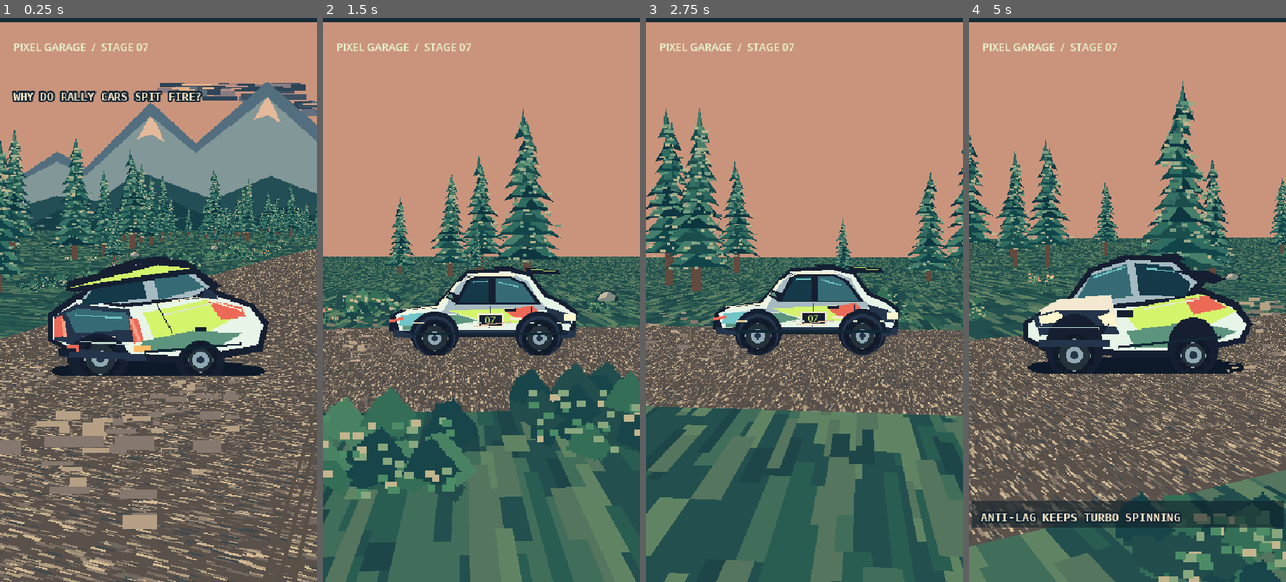
Above: before the commit, frames 1-4 (left to right).
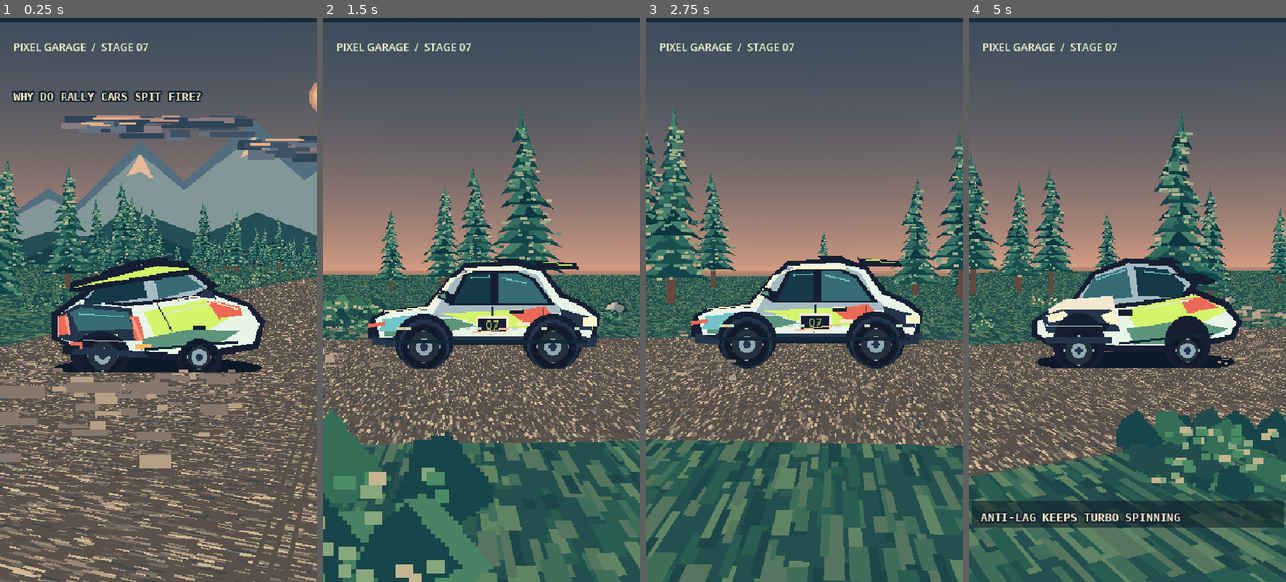
Above: after the commit, the same moments.

Repository: YunRah2103/Pixel-videos
Game: Godot game, scene res://Main.tscn
The game is run twice, just before and just after one commit, with the same random seed, the same clock (stepped at 60 frames per second) and the same inputs.
Inputs:
- Up to frame 1 (0.25 s): no input
- Up to frame 2 (1.5 s): no input
- Up to frame 3 (2.75 s): no input
- Up to frame 4 (5 s): no input

The runs differ from the first frame. In frame 1, 64% of the frame differs, in the area x 0-100%, y 0-100%; in frame 2, 76%; in frame 3, 73%; in frame 4, 72%.

Commit message:
fix: dusk sky gradient, wider car composition, controlled flames, calmer gravel and less downward camera tilt

Diff:
--- a/experiments/pixel-garage-godot-25d/godot/Main.gd
+++ b/experiments/pixel-garage-godot-25d/godot/Main.gd
@@ -58,8 +58,16 @@
 func _create_environment() -> void:
     var world := WorldEnvironment.new()
     var env := Environment.new()
-    env.background_mode = Environment.BG_COLOR
-    env.background_color = Color("#ca947c")
+    # True 3D sky shader, dusk gradient instead of the rejected flat peach clear colour.
+    var atmos := ProceduralSkyMaterial.new()
+    atmos.sky_top_color = Color("#213e55")
+    atmos.sky_horizon_color = Color("#d49b82")
+    atmos.ground_bottom_color = Color("#193b41")
+    atmos.ground_horizon_color = Color("#c18e75")
+    var sky_resource := Sky.new()
+    sky_resource.sky_material = atmos
+    env.background_mode = Environment.BG_SKY
+    env.sky = sky_resource
     env.ambient_light_source = Environment.AMBIENT_SOURCE_COLOR
     env.ambient_light_color = Color("#d7bda9")
     env.ambient_light_energy = 1.0
@@ -70,7 +78,7 @@
     ridge = _sprite("mountains", 0.32, Vector3(0, 42, -320), self)
     ridge.scale = Vector3(1.45, 1.15, 1.0)
     ridge.render_priority = 0
-    clouds = _sprite("clouds", 0.25, Vector3(-4, 70, -314), self)
+    clouds = _sprite("clouds", 0.25, Vector3(-4, 54, -245), self)
     clouds.scale = Vector3(1.8, 1.2, 1)
     clouds.render_priority = 0
     sun = _sprite("sun", 0.10, Vector3(-34, 56, -300), self)
@@ -83,7 +91,7 @@
     var m_ground := StandardMaterial3D.new()
     m_ground.shading_mode = BaseMaterial3D.SHADING_MODE_UNSHADED
     m_ground.albedo_texture = _tex("ground")
-    m_ground.uv1_scale = Vector3(8, 42, 1)
+    m_ground.uv1_scale = Vector3(24, 100, 1)
     m_ground.texture_filter = BaseMaterial3D.TEXTURE_FILTER_NEAREST
     m_ground.cull_mode = BaseMaterial3D.CULL_DISABLED
     var ground := MeshInstance3D.new()
@@ -151,7 +159,7 @@
 func _create_car() -> void:
     hero = _sprite("car_rear_34", .020, Vector3(0, 1.16, 0), self)
     hero.render_priority = 3
-    exhaust = _sprite("flame_0", .022, Vector3(.65, .49, .14), self)
+    exhaust = _sprite("flame_0", .015, Vector3(.65, .49, .14), self)
     exhaust.visible = false
     exhaust.render_priority = 4
 
@@ -212,7 +220,7 @@
     canvas.add_child(finishing_overlay)
 
 func _is_flame(now: float) -> bool:
-    return (now>0.58 and now<1.45) or (now>7.1 and now<8.35) or (now>10.7 and now<11.5) or (now>13.65 and now<14.33)
+    return (now>.61 and now<.84) or (now>1.25 and now<1.43) or (now>7.32 and now<7.62) or (now>8.09 and now<8.36) or (now>13.8 and now<14.11)
 
 func _step_frame() -> void:
     t = float(frame_number)/FPS
@@ -230,18 +238,18 @@
     caption.visible = false
     caption_bg.visible = false
     if t<3.0:
-        placement=Vector3(cx+4.0+0.35*sin(t*1.5),2.7,z_car+9.8-1.2*(t/3.0))
+        placement=Vector3(cx+4.0+0.35*sin(t*1.5),2.08,z_car+10.2-0.4*(t/3.0))
         target=Vector3(cx,1.34,z_car-0.2)
         car_name="car_rear_34"
     elif t<6.0:
         var u := t-3.0
-        placement=Vector3(cx+12.9,2.3+0.11*sin(u*1.3),z_car+0.4-0.65*u)
+        placement=Vector3(cx+10.5,1.75+0.08*sin(u*1.3),z_car+0.45-0.40*u)
         target=Vector3(cx,1.23,z_car)
         car_name="car_side"
         flame_visible=false
     elif t<10.0:
         var u := t-6.0
-        placement=Vector3(cx+4.0,1.85,z_car+7.8+0.25*sin(u))
+        placement=Vector3(cx+4.0,1.44,z_car+10.0+0.12*sin(u))
         target=Vector3(cx-0.2,1.05,z_car+0.5)
         car_name="car_rear_34"
         caption.visible=true
@@ -249,7 +257,7 @@
         caption.texture=_tex("caption_flame")
     elif t<13.0:
         var u:=t-10.0
-        placement=Vector3(cx-8.9,2.5,z_car-5.3+0.35*u)
+        placement=Vector3(cx-9.8,1.95,z_car-5.8+0.35*u)
         target=Vector3(cx,1.32,z_car-0.1)
         car_name="car_front_34"
         flame_visible=false
@@ -258,7 +266,7 @@
         caption.texture=_tex("caption_antilag")
     else:
         var u:=t-13.0
-        placement=Vector3(cx+7.2+u*.4,4.2,z_car+13.0-u*2.1)
+        placement=Vector3(cx+7.0+u*.4,2.68,z_car+13.0-u*2.1)
         target=Vector3(cx,1.0,z_car-1.3)
         car_name="car_rear_34"
     if car_name in ["car_side", "car_front_34", "car_rear_34"]:
@@ -269,7 +277,7 @@
     exhaust.visible=flame_visible
     if flame_visible:
         exhaust.texture=_tex("flame_%d" % (int(t*18.0)%3))
-        exhaust.scale=Vector3(1.15+.14*sin(t*47.0),.83+.09*cos(t*53.0),1)
+        exhaust.scale=Vector3(.86+.10*sin(t*47.0),.72+.08*cos(t*53.0),1)
     for i in range(dust.size()):
         var puff:=dust[i]
         var age:=fmod(t*.85+float(i)/float(dust.size()),1.0)
@@ -277,8 +285,8 @@
         puff.scale=Vector3(.45+age*.88,.38+age*.72,1)
         puff.transparency=.22+age*.73
     ridge.position=Vector3(cx*.12,43,z_car-320)
-    clouds.position=Vector3(-23+sin(t*.22)*3.0,70,z_car-332)
-    sun.position=Vector3(-38,54,z_car-325)
+    clouds.position=Vector3(-23+sin(t*.22)*3.0,54,z_car-245)
+    sun.position=Vector3(-28,73,z_car-260)
     camera.position=placement
     camera.look_at(target,Vector3.UP)
 
